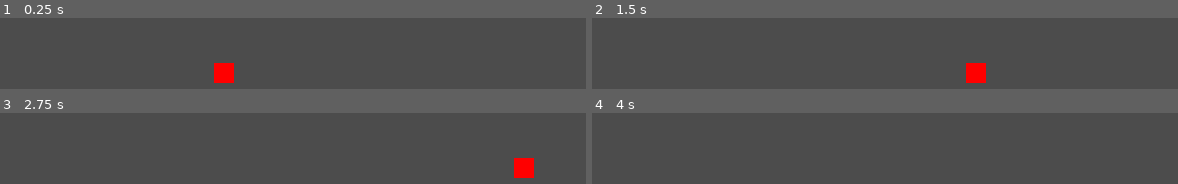
Above: before the commit, frames 1-4 (two rows, left to right).
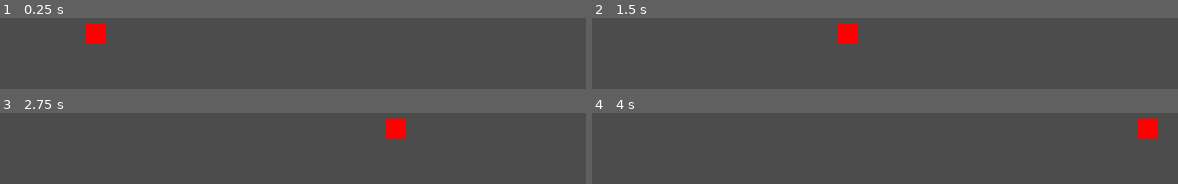
Above: after the commit, the same moments.

Repository: vesk4000/Godol-Snake
Game: Godot game, scene res://SnakeHead.tscn
Same seed, same stepped clock (60 frames per second), same inputs: the game is played once before the commit and once after it.
Inputs:
- Up to frame 1 (0.25 s): no input
- Up to frame 2 (1.5 s): no input
- Up to frame 3 (2.75 s): no input
- Up to frame 4 (4 s): no input

The runs differ from the first frame. In frame 1, 1.9% of the frame differs, in the area x 14-40%, y 8-92%; in frame 2, 1.9%; in frame 3, 1.9%; in frame 4, 1.0%.

Commit message:
Added Wraping

Diff:
--- /dev/null
+++ b/Godol' Snake/Global.gd
@@ -0,0 +1,24 @@
+extends Node
+
+
+# Declare member variables here. Examples:
+# var a = 2
+# var b = "text"
+
+
+# Called when the node enters the scene tree for the first time.
+func _ready():
+	pass # Replace with function body.
+
+func wrap(var number, var min_value, var max_value):
+	if min_value > max_value:
+		var _swap = min_value
+		min_value = max_value
+		max_value = _swap
+
+	if number < min_value:
+		while(number < min_value):
+			number += (max_value - min_value)
+	if number > max_value:
+		return number % max_value
+	return
--- a/Godol' Snake/SnakeHead.tscn
+++ b/Godol' Snake/SnakeHead.tscn
@@ -23,6 +23,21 @@
 		fps_counter = 0
 		position.x += direction.x * tile_size
 		position.y += direction.y * tile_size
+		position.x = wrap(position.x, 0, 600)
+		position.y = wrap(position.y, 0, 600)
+
+func wrap(var number, var min_value, var max_value):
+	if min_value > max_value:
+		var _swap = min_value
+		min_value = max_value
+		max_value = _swap
+
+	if number < min_value:
+		while(number < min_value):
+			number += (max_value - min_value)
+	if number > max_value:
+		return fmod(number, max_value)
+	return number
 
 func _get_direction(_direction : Vector2) -> Vector2:
 	if Input.is_action_pressed(\"ui_left\"):
@@ -34,10 +49,11 @@
 	if Input.is_action_pressed(\"ui_up\"):
 		_direction = Vector2(0, -1)
 	return _direction
+
 "
 
 [node name="SnakeHead" type="Node2D"]
-position = Vector2( 227.52, 139.285 )
+position = Vector2( 100, 100 )
 script = SubResource( 1 )
 __meta__ = {
 "_edit_group_": true
@@ -50,6 +66,5 @@
 margin_bottom = 20.0
 color = Color( 1, 0, 0, 1 )
 __meta__ = {
-"_edit_group_": true,
 "_edit_use_anchors_": false
 }
--- a/Godol' Snake/project.godot
+++ b/Godol' Snake/project.godot
@@ -19,6 +19,10 @@
 run/main_scene="res://SnakeHead.tscn"
 config/icon="res://icon.png"
 
+[autoload]
+
+Global="*res://Global.gd"
+
 [debug]
 
 settings/fps/force_fps=100
